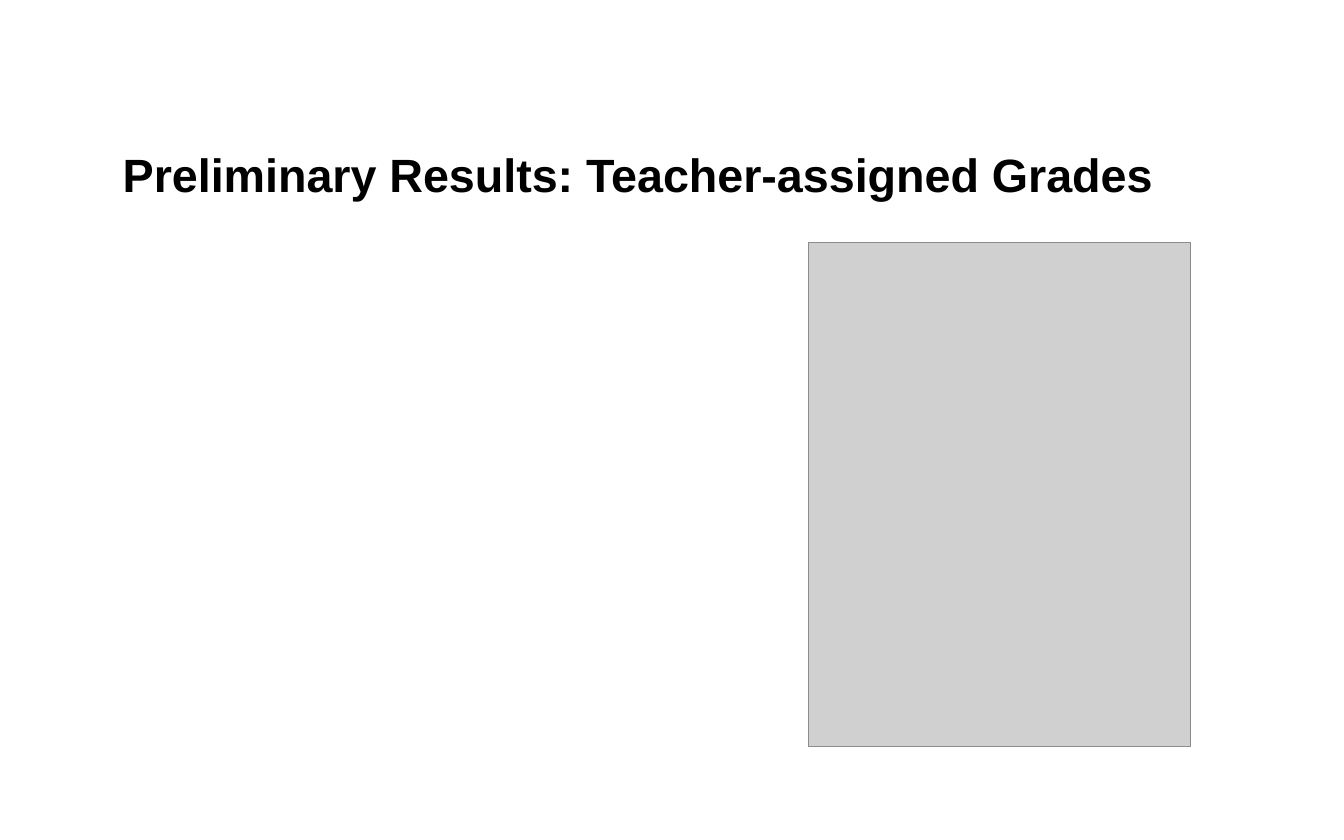
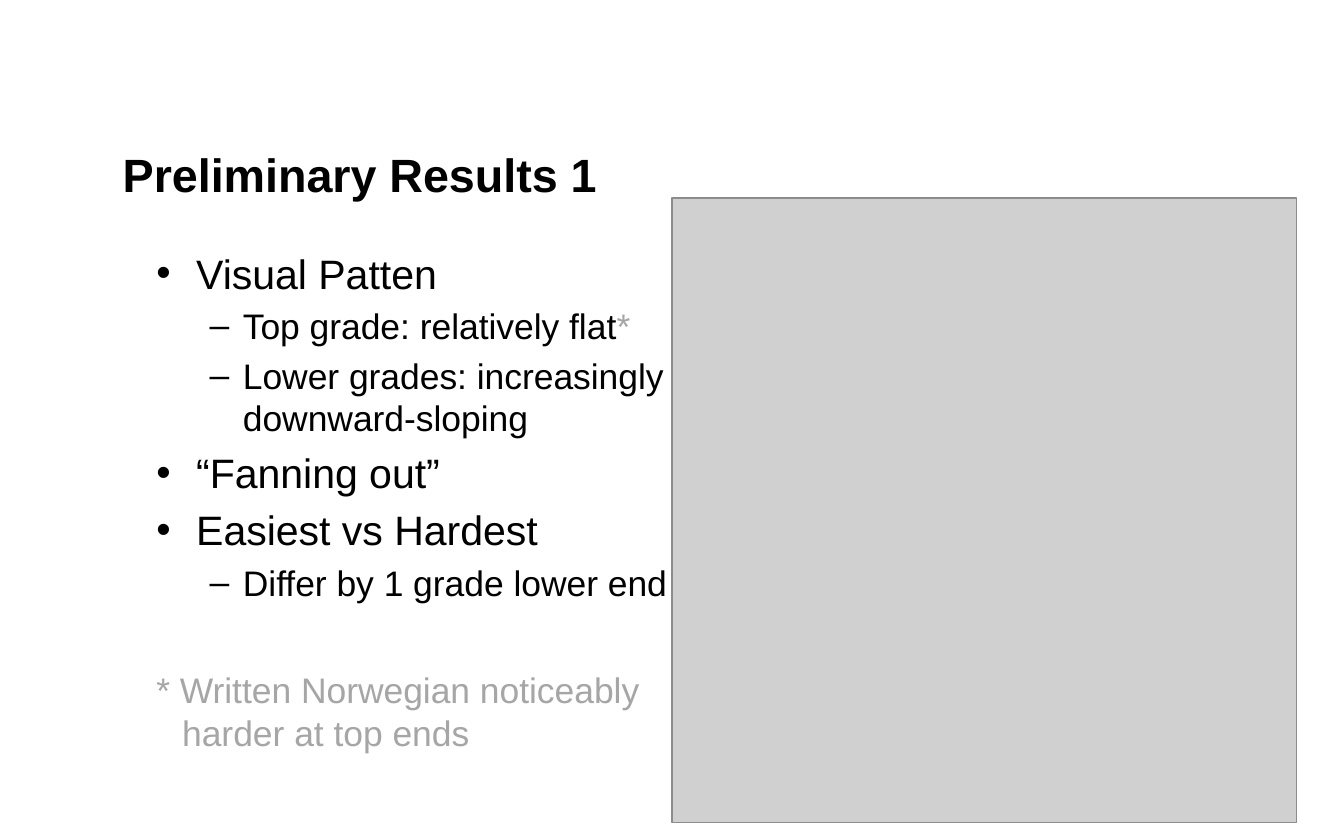
Before and after one commit to tonyctan/CEMO-PhD, a slide deck: slide 5 of Teaching/NERA_2022/Tony.pptx. Drawn at 1344x840 pixels with LibreOffice and Linux fonts; fonts in the diff are those of the drawing; grey boxes stand for pictures; background and template pictures are left out. Boxes give left, top, right and bottom in pixels: in the first picture for what was removed or moved away, otherwise in the second. Text is boxed around its words. In the diff, an @@ line names an element or a change of style, - is before the commit and + after.

```diff
--- a/Teaching/NERA_2022/Tony.pptx
+++ b/Teaching/NERA_2022/Tony.pptx
@@ title at box(123, 158, 597, 202): text changed @@
-Preliminary Results: Teacher-assigned Grades
+Preliminary Results 1
@@ picture: place and size @@
-picture at box(809, 243, 1191, 747)
+picture at box(672, 198, 1297, 823)
@@ text added at box(180, 259, 667, 753), 19 pt, text #000000 @@
+• Visual Patten
+  – Top grade: relatively flat*
+  – Lower grades: increasingly downward-sloping
+• “Fanning out”
+• Easiest vs Hardest
+  – Differ by 1 grade lower end
+* Written Norwegian noticeably harder at top ends
```
Also in this commit, not shown: 2 other slides changed, 4 other files.
